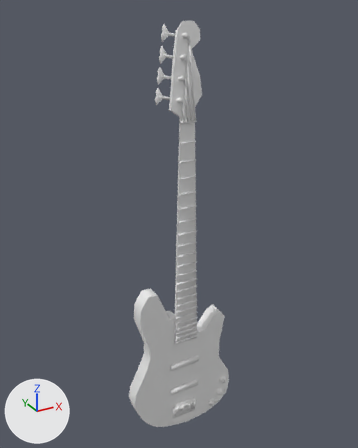
The OBJ model sharedAssets/Assets/Bass.obj: old version first, new version second.
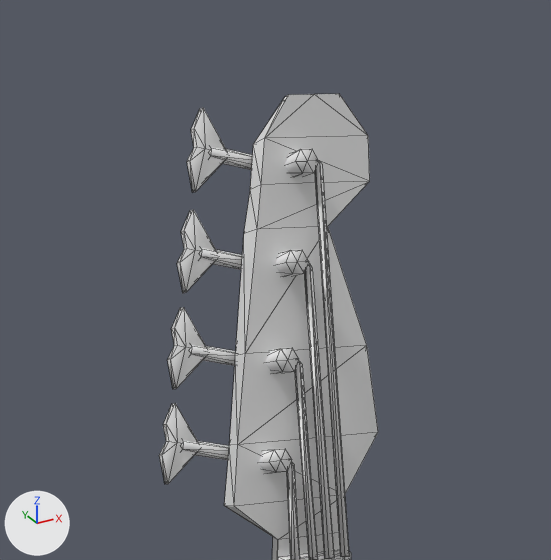
There are two pictures of each version: one whole from a camera (50 mm lens) standing at (-31.2, -54.4, 32.8) and looking at (0.4, 3.0, 4.1), one close up on the part from 34% to 67% of the width and 0% to 27% of the height. The axes (+X, +Y, +Z) are drawn at lower left. The lights are the same throughout. The first two pictures are the older version. The close-ups show mesh edges as thin lines. Where no turn or scale is listed for an object, it has been applied to the vertices.

The first close-up shows 'Bass'.
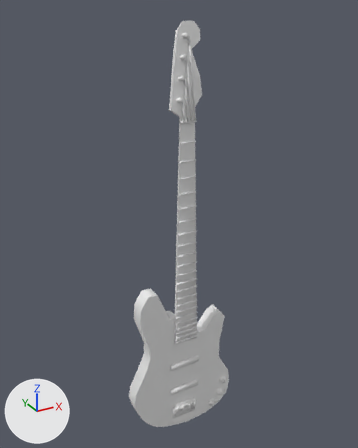
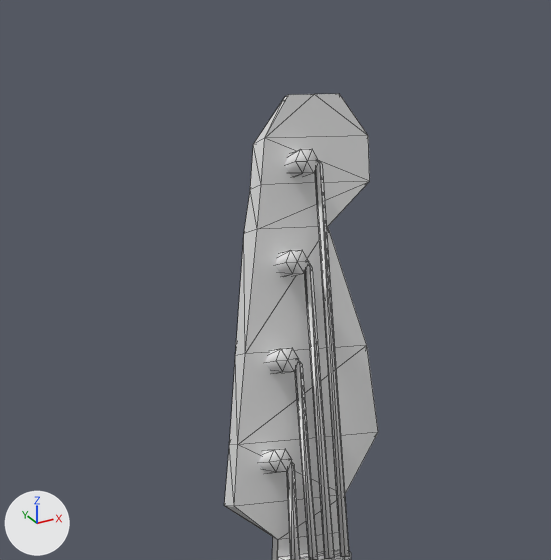
Location of each change, [x1, y1, x2, y2] in pixels of the close-ups (551 x 560 px):
'Bass', reshaped: before [159, 94, 378, 560]; after [224, 94, 378, 560]
part 1 of me_bass, deleted: before [159, 108, 253, 484]

The change, as a list of edits to the scene's bpy script:
```text
Change me_bass:
    used by ob_bass; location = (0.0, 0.0, 0.0)
    remove me_bass.from_pydata(...)  # 716 vertices, 1145 faces; spans x -8.9..8.6, y -0.7..3.3, z -31.0..31.1
    add me_bass.from_pydata(...)  # 604 vertices, 953 faces; spans x -8.9..8.6, y -0.7..2.9, z -31.0..31.1
    me_bass part 1: 8 loose pieces with 112 vertices, spanning x -3.7..0.5, y 1.5..3.3, z 21.5..30.8, are deleted
```
